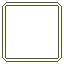
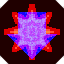
Layers edited between the first and the second w=64, h=64 image:
hid group "ブロックの縁(回転の中心用)" (2 layers) over [2,2,62,62]
added group "爆弾ブロック(真下と同色ブロック削除)" with 4 layers above "爆弾ブロック(2ブロック消去)" over [0,0,64,64]
added layer "爆弾2 #4" (hard light) in group "爆弾ブロック(真下と同色ブロック削除)" over [7,12,57,59]
added layer "爆弾1 #2" in group "爆弾ブロック(真下と同色ブロック削除)" over [0,0,64,64]
added layer "爆弾2 #6" in group "爆弾ブロック(真下と同色ブロック削除)" over [0,0,64,64]
added layer "爆弾2 #5" in group "爆弾ブロック(真下と同色ブロック削除)" over [0,0,64,64]
